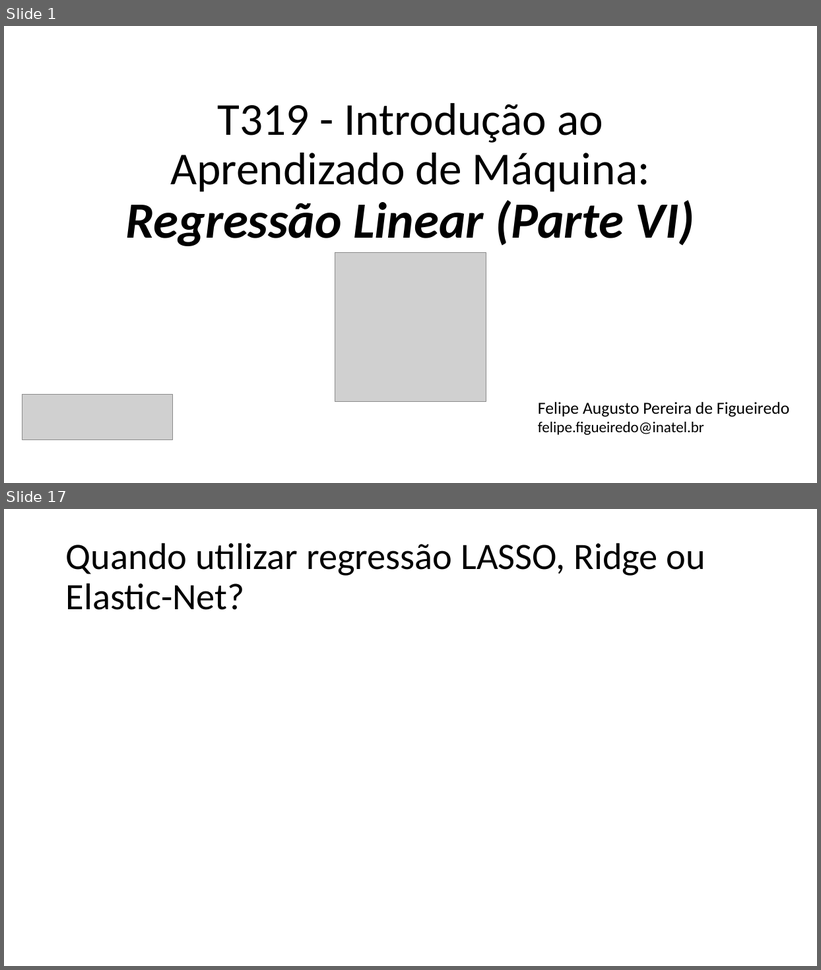
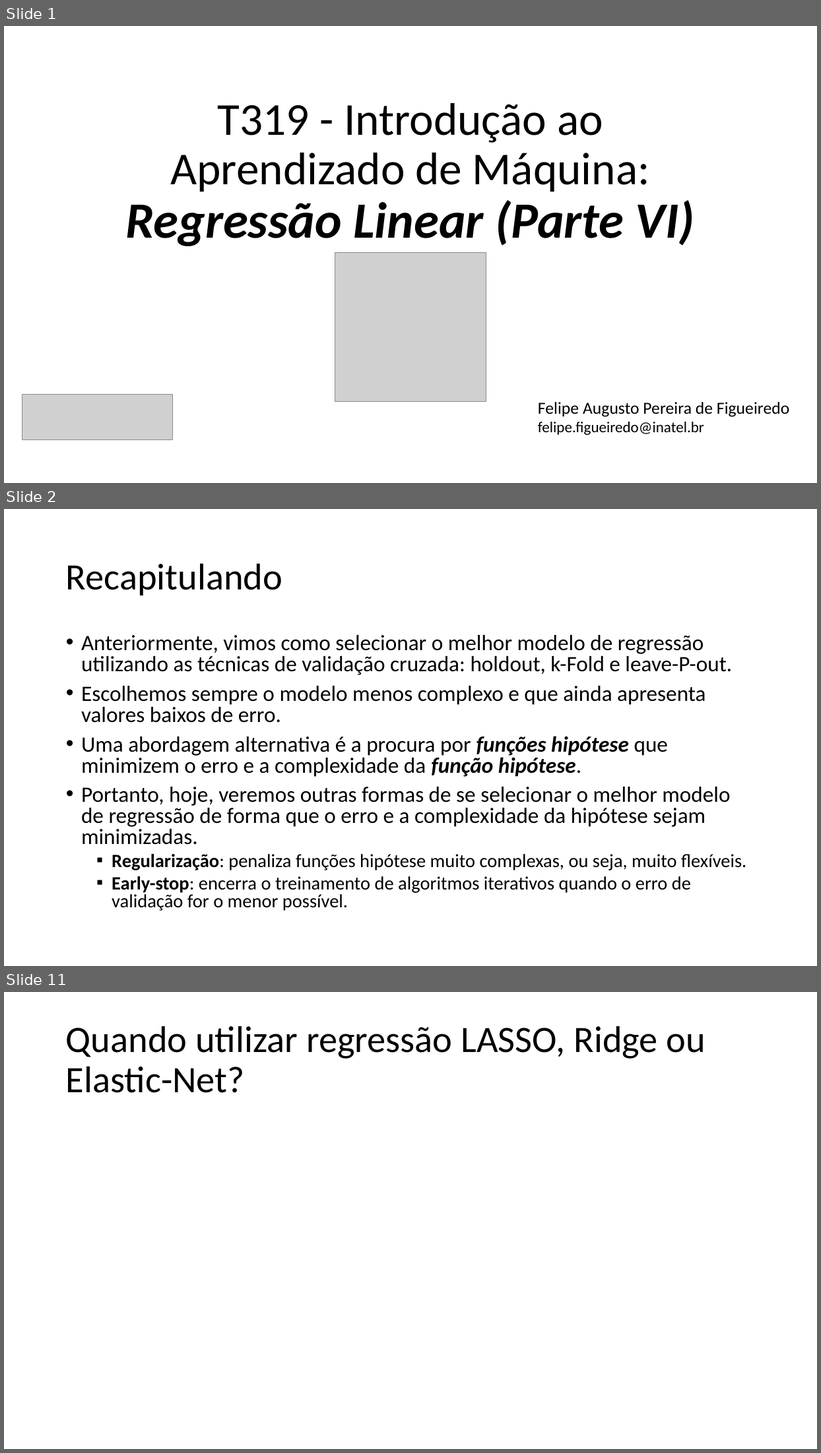
Before and after one commit to zz4fap/t319_aprendizado_de_maquina, a slide deck: slides/T319_Regressão_Linear (Parte VI).pptx. Shown one above the other, each under a label of ours: slides 1 and 17 before the commit, slides 1, 2 and 11 after it; the slides between them are not shown. The pictures are 821x970 and 821x1453 pixels, drawn with LibreOffice and Linux fonts; fonts in the diff are those of the drawing; grey boxes stand for pictures. Boxes give left, top, right and bottom in pixels: in the first picture for what was removed or moved away, otherwise in the second. Text is boxed around its words. In the diff, an @@ line names an element or a change of style, - is before the commit and + after.

```diff
--- a/slides/T319_Regressão_Linear (Parte VI).pptx
+++ b/slides/T319_Regressão_Linear (Parte VI).pptx
@@ slide 2 added at [4, 509, 817, 966], background #FFFFFF @@
@@ title added at [66, 563, 283, 595], 44 pt, text #000000 @@
+Recapitulando
@@ text added at [81, 635, 746, 911], 25.9 pt, text #000000 @@
+• Anteriormente, vimos como selecionar o melhor modelo de regressão utilizando as técnicas de validação cruzada: holdout, k-Fold e leave-P-out.
+• Escolhemos sempre o modelo menos complexo e que ainda apresenta valores baixos de erro.
+• Uma abordagem alternativa é a procura por funções hipótese que minimizem o erro e a complexidade da função hipótese.
+• Portanto, hoje, veremos outras formas de se selecionar o melhor modelo de regressão de forma que o erro e a complexidade da hipótese sejam minimizadas.
+  ▪ Regularização: penaliza funções hipótese muito complexas, ou seja, muito flexíveis.
+  ▪ Early-stop: encerra o treinamento de algoritmos iterativos quando o erro de validação for o menor possível.
@@ what was slide 17 is now slide 11 @@
```
Also in this commit, not shown: 9 slides changed, 2 other slides added, 9 slides removed, 26 other files.
